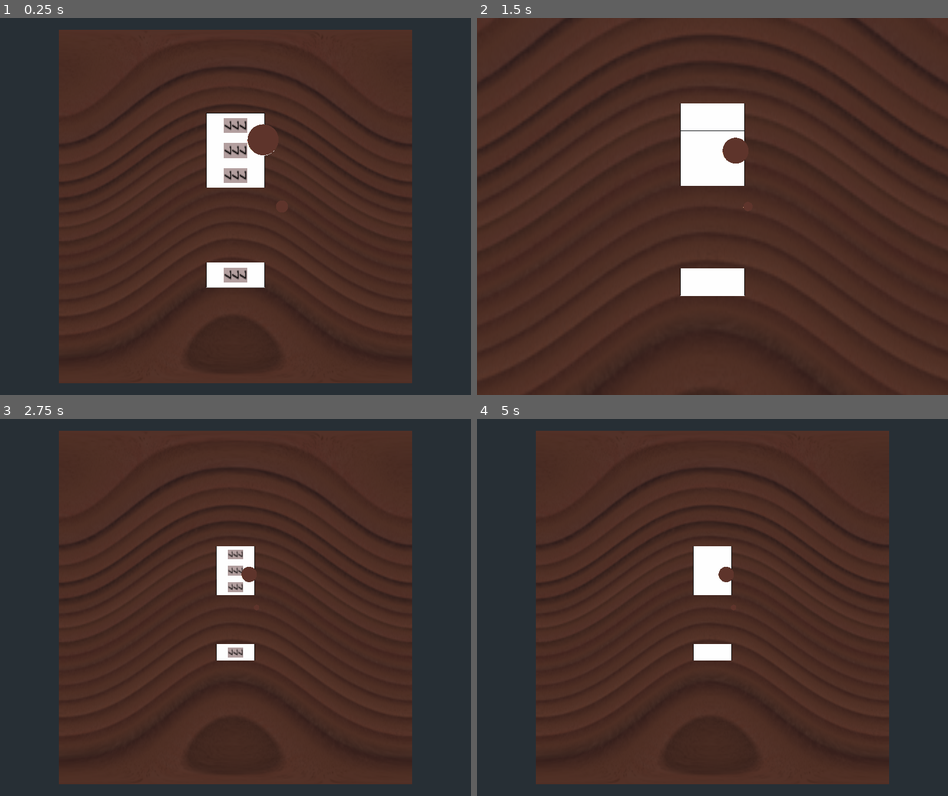
Above: before the commit, frames 1-4 (two rows, left to right).
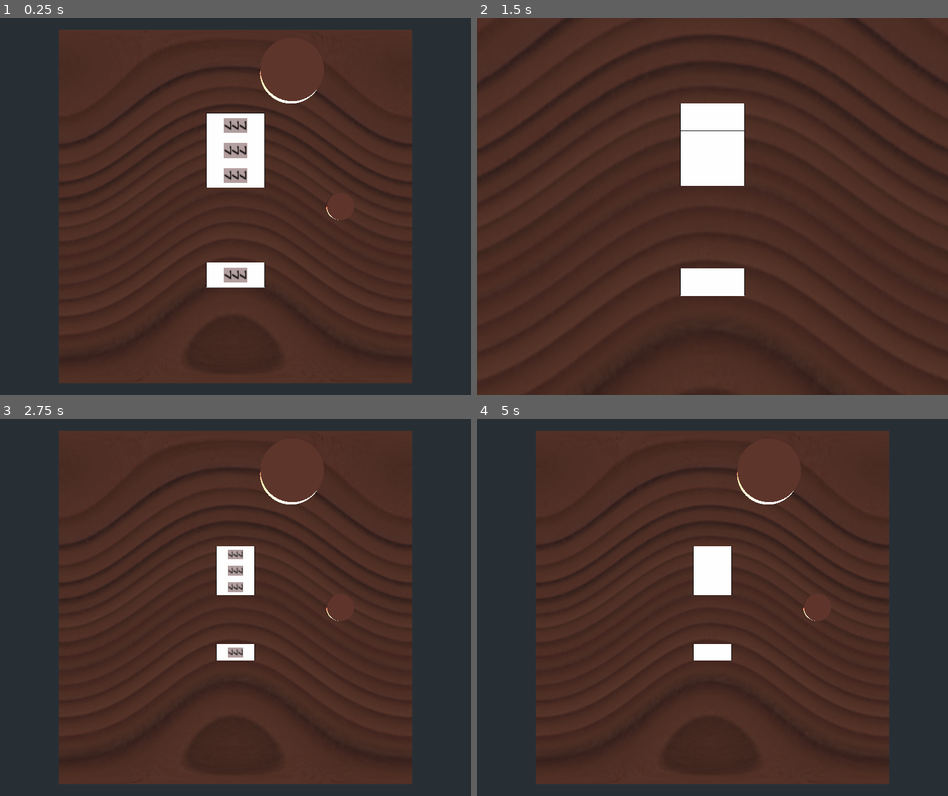
Above: after the commit, the same moments.

Repository: turulomio/gdparchis
Game: Godot game, scene res://Game4.tscn
Same seed, same stepped clock (60 frames per second), same inputs: the game is played once before the commit and once after it.
Inputs (mouse positions are in pixels of both pictures, inside the frame that each line leads up to):
- Up to frame 1 (0.25 s): no input
- Up to frame 2 (1.5 s): move the mouse to (816, 187) at 0.52 s; click (816, 187) at 0.6 s; tap Z (zoom_in) at 0.8, 1.35 s; move the mouse to (618, 225) at 1.27 s
- Up to frame 3 (2.75 s): tap A (zoom_out) at 1.55, 2.1 s; tap Enter at 2 s; move the mouse to (282, 524) at 2.02 s; click (282, 524) at 2.3 s
- Up to frame 4 (5 s): tap Space at 2.75 s; move the mouse to (688, 682) at 2.77 s; click (688, 682) at 2.85 s; tap Z (zoom_in) at 3.05, 3.6 s; tap Enter at 3.5 s; move the mouse to (853, 664) at 3.52 s; tap A (zoom_out) at 3.8, 4.35 s; move the mouse to (571, 550) at 4.27 s; click (571, 550) at 4.55 s

The runs differ from the first frame. In frame 1, 0.8% of the frame differs, in the area x 52-76%, y 6-54%; in frame 2, 0.3%; in frame 3, 0.6%; in frame 4, 0.6%.

Commit message:
Trying create nodes programatically

Diff:
--- a/Game4.gd
+++ b/Game4.gd
@@ -5,6 +5,8 @@
 # var a = 2
 # var b = "text"
 var pieces_nodes=[]
+
+onready var camera =$Camera
 
 func get_object_under_mouse():
 	var mouse_pos=get_viewport().get_mouse_position()
@@ -16,12 +18,16 @@
 
 # Called when the node enters the scene tree for the first time.
 func _ready():
-	pieces_nodes=get_tree().get_nodes_in_group("pieces")
-	print(pieces_nodes)
+	for i in range(20):
+		print(i)
+		var piece=Piece.new()
+		add_child(piece)
+		print(piece)
+		piece.scale=Vector3(10,10,10)
+		piece.translate(Vector3(5*i,5*i,5*i))
+		pieces_nodes.append(piece)
 
 
-func pick(instanceId):
-	print(instanceId)
 
 # Called every frame. 'delta' is the elapsed time since the previous frame.
 func _process(delta):
@@ -33,6 +39,6 @@
 			object.global_transform.origin.y=20
 
 	if Input.is_action_just_pressed("zoom_in"):
-		get_viewport().get_camera().global_transform.origin.y=get_viewport().get_camera().global_transform.origin.y-20
+		camera.global_transform.origin.y=camera.global_transform.origin.y-20
 	if Input.is_action_just_pressed("zoom_out"):
-		get_viewport().get_camera().global_transform.origin.y=get_viewport().get_camera().global_transform.origin.y+20
+		camera.global_transform.origin.y=camera.global_transform.origin.y+20
--- a/Game4.tscn
+++ b/Game4.tscn
@@ -11,7 +11,7 @@
 script = ExtResource( 3 )
 
 [node name="DirectionalLight" type="DirectionalLight" parent="."]
-transform = Transform( 1, 0, 0, 0, 1, 0, 0, 0, 1, 0, 100, 0 )
+transform = Transform( 1, 0, 0, 0, 1, 0, 0, 0, 1, 0, 200, 0 )
 light_energy = 31.0
 
 [node name="Camera" type="Camera" parent="."]
--- a/Piece.gd
+++ b/Piece.gd
@@ -1,7 +1,8 @@
 extends KinematicBody
+class_name Piece
 
 var gravity : int = 800
-var vel : Vector3 = Vector3(0,-100,0)
+var vel : Vector3 = Vector3(0,0,0)
 
 func _physics_process(delta):
 	move_and_slide(vel,Vector3.UP)
--- a/project.godot
+++ b/project.godot
@@ -7,6 +7,16 @@
 ;   param=value ; assign values to parameters
 
 config_version=4
+
+_global_script_classes=[ {
+"base": "KinematicBody",
+"class": "Piece",
+"language": "GDScript",
+"path": "res://Piece.gd"
+} ]
+_global_script_class_icons={
+"Piece": ""
+}
 
 [application]
 
